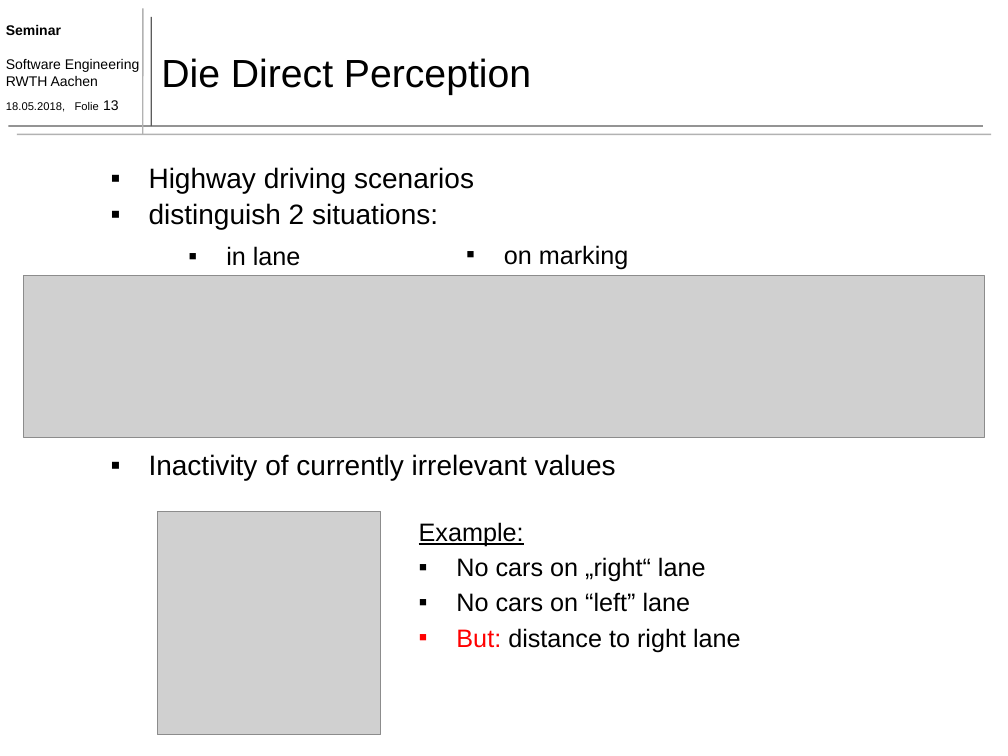
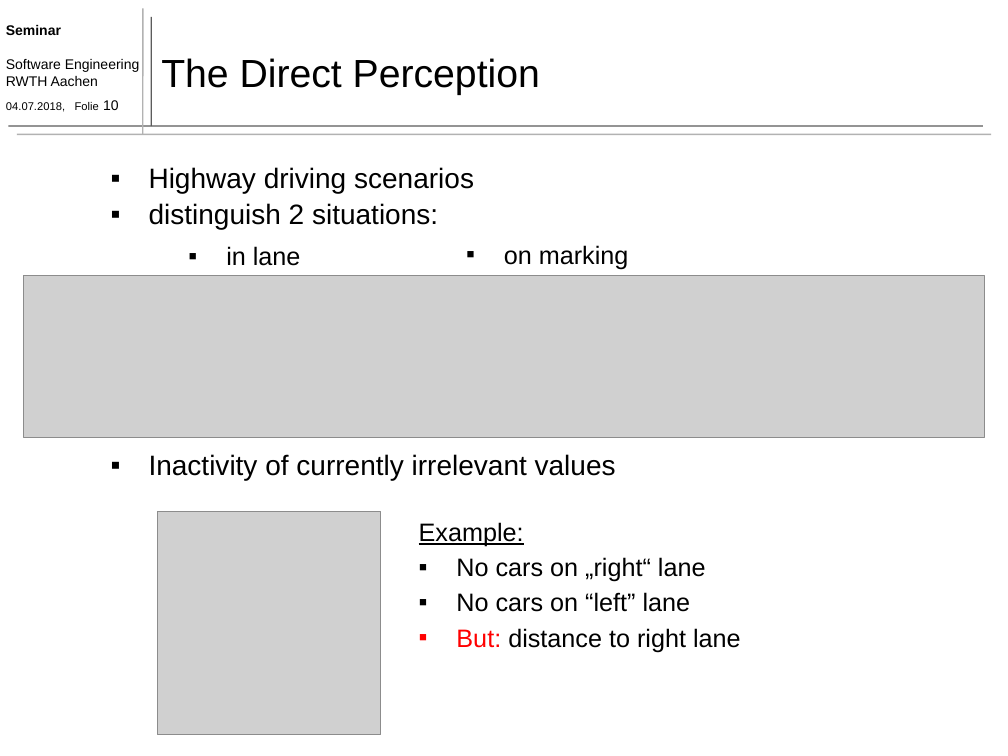
Before and after one commit to TimoBergerbusch/DeepLearningFuerAutonomesFahren, a slide deck: slide 10 of präsentation 11.06/präsentation - 11.06 - less Animation.pptx (slide 13 before the commit). Drawn at 1008x756 pixels with LibreOffice and Linux fonts; fonts in the diff are those of the drawing; grey boxes stand for pictures. Boxes give left, top, right and bottom in pixels: in the first picture for what was removed or moved away, otherwise in the second. Text is boxed around its words. In the diff, an @@ line names an element or a change of style, - is before the commit and + after.

```diff
--- a/präsentation 11.06/präsentation - 11.06 - less Animation.pptx
+++ b/präsentation 11.06/präsentation - 11.06 - less Animation.pptx
@@ title at [161, 58, 540, 95]: text changed @@
-Die Direct Perception
+The Direct Perception
@@ text at [6, 100, 119, 112]: text changed @@
-18.05.2018, Folie 13
+04.07.2018, Folie 10
```
Also in this commit, not shown: 1 other slide changed, 2 slides added, 6 slides removed.
